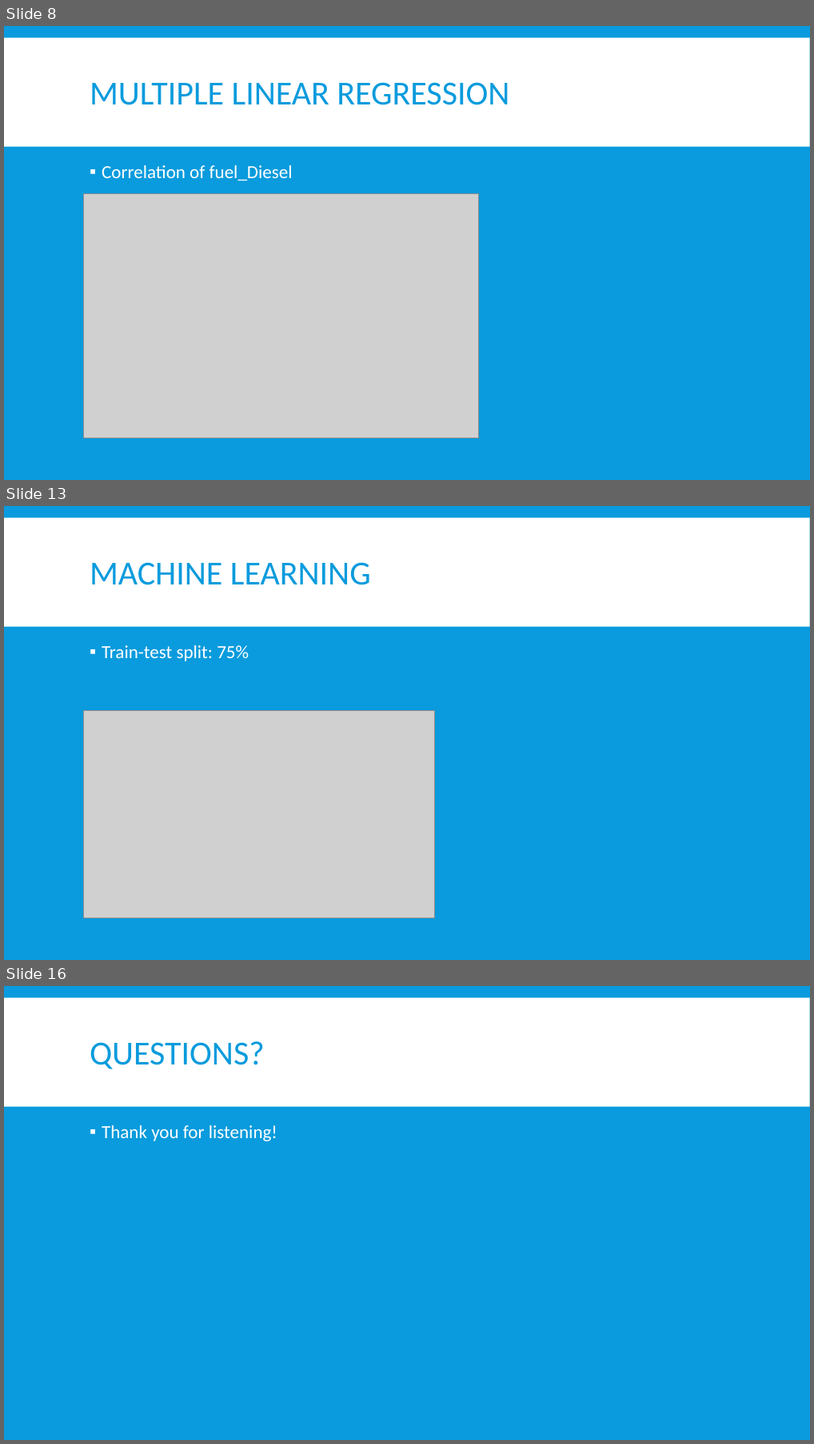
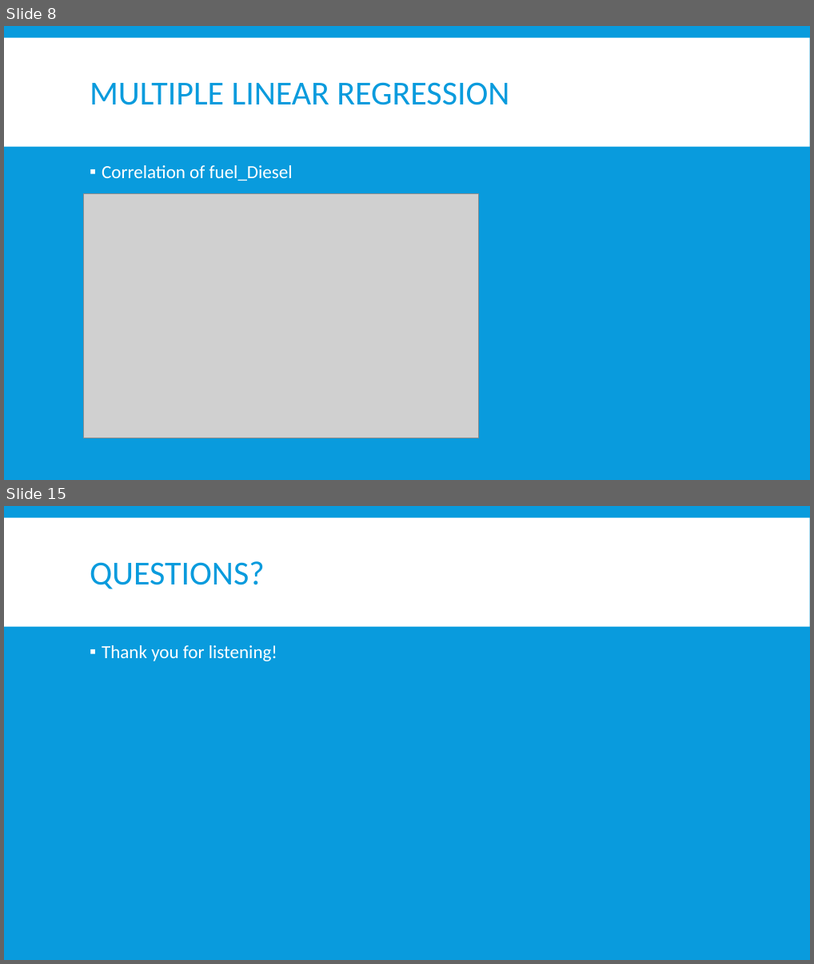
Before and after one commit to Jungujungu/NYCDSAproject2, a slide deck: R Project.pptx. Shown one above the other, each under a label of ours: slides 8, 13 and 16 before the commit, slides 8 and 15 after it; the slides between them are not shown. The pictures are 814x1444 and 814x964 pixels, drawn with LibreOffice and Linux fonts; fonts in the diff are those of the drawing; grey boxes stand for pictures. Boxes give left, top, right and bottom in pixels: in the first picture for what was removed or moved away, otherwise in the second. Text is boxed around its words. In the diff, an @@ line names an element or a change of style, - is before the commit and + after.

```diff
--- a/R Project.pptx
+++ b/R Project.pptx
@@ slide 13 removed at [4,506,810,960], background #099BDD; not listed: 1 template element that a slide beside it also shows @@
@@ title removed at [90,562,371,585] @@
-MACHINE LEARNING
@@ text removed at [102,645,249,661] @@
-▪ Train-test split: 75%
@@ picture removed at [84,711,434,917] @@
@@ what was slide 16 is now slide 15 @@
```
Also in this commit, not shown: 9 slides changed, 1 slide added, 1 other slide removed, 5 other files.
